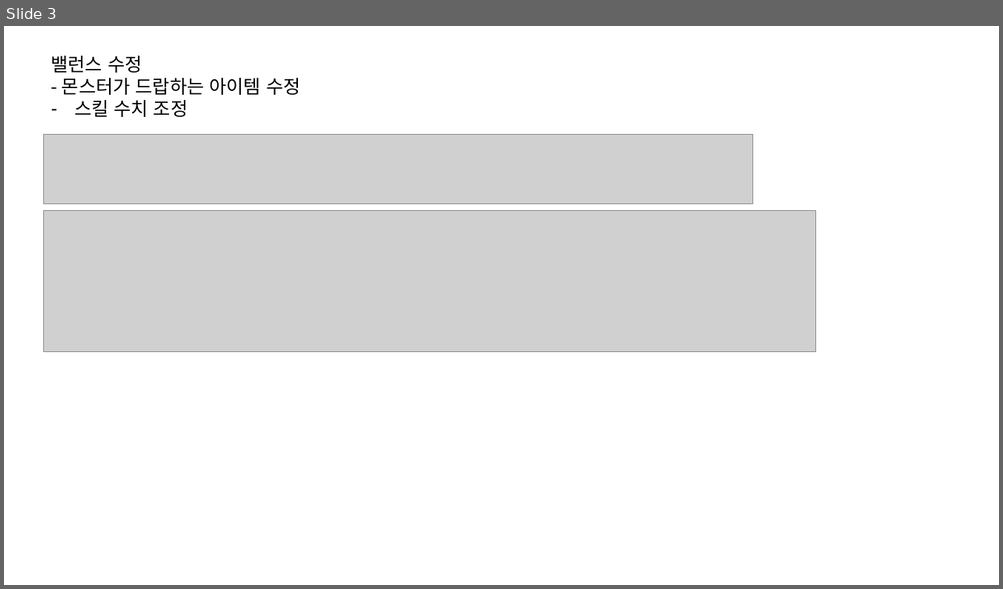
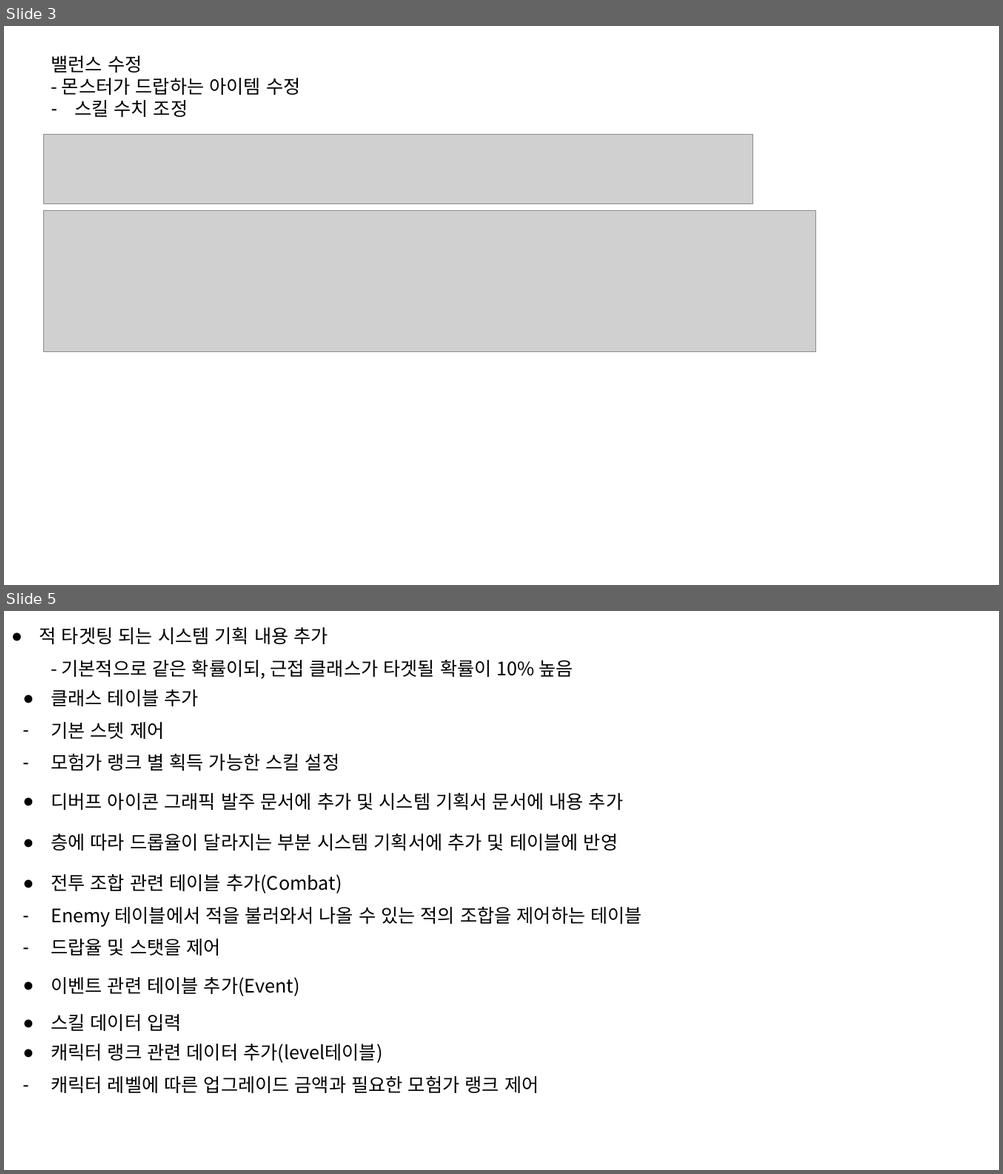
Before and after one commit to graduprojct/basefile, a slide deck: 문서/작업물.pptx. Shown one above the other, each under a label of ours: slide 3 before the commit, slides 3 and 5 after it; the slides between them are not shown. The pictures are 1003x589 and 1003x1174 pixels, drawn with LibreOffice and Linux fonts; fonts in the diff are those of the drawing; grey boxes stand for pictures. Boxes give left, top, right and bottom in pixels: in the first picture for what was removed or moved away, otherwise in the second. Text is boxed around its words. In the diff, an @@ line names an element or a change of style, - is before the commit and + after.

Commit message:
작업 내용 추가

```diff
--- a/문서/작업물.pptx
+++ b/문서/작업물.pptx
@@ slide 5 added at <box>4,611,999,1170</box>, background #FFFFFF @@
@@ text added at <box>40,627,573,679</box>, 18 pt, text #000000 @@
+● 적 타겟팅 되는 시스템 기획 내용 추가
+- 기본적으로 같은 확률이되, 근접 클래스가 타겟될 확률이 10% 높음
@@ text added at <box>51,689,339,771</box>, 18 pt, text #000000 @@
+● 클래스 테이블 추가
+– 기본 스텟 제어
+– 모험가 랭크 별 획득 가능한 스킬 설정
@@ text added at <box>51,793,623,810</box>, 18 pt, text #000000 @@
+● 디버프 아이콘 그래픽 발주 문서에 추가 및 시스템 기획서 문서에 내용 추가
@@ text added at <box>51,834,617,851</box>, 18 pt, text #000000 @@
+● 층에 따라 드롭율이 달라지는 부분 시스템 기획서에 추가 및 테이블에 반영
@@ text added at <box>51,874,643,956</box>, 18 pt, text #000000 @@
+● 전투 조합 관련 테이블 추가(Combat)
+– Enemy 테이블에서 적을 불러와서 나올 수 있는 적의 조합을 제어하는 테이블
+– 드랍율 및 스탯을 제어
@@ text added at <box>51,977,300,997</box>, 18 pt, text #000000 @@
+● 이벤트 관련 테이블 추가(Event)
@@ text added at <box>51,1014,181,1031</box>, 18 pt, text #000000 @@
+● 스킬 데이터 입력
@@ text added at <box>51,1044,538,1093</box>, 18 pt, text #000000 @@
+● 캐릭터 랭크 관련 데이터 추가(level테이블)
+– 캐릭터 레벨에 따른 업그레이드 금액과 필요한 모험가 랭크 제어
```
Also in this commit, not shown: 2 other slides added, 1 slide removed, 1 other file.
